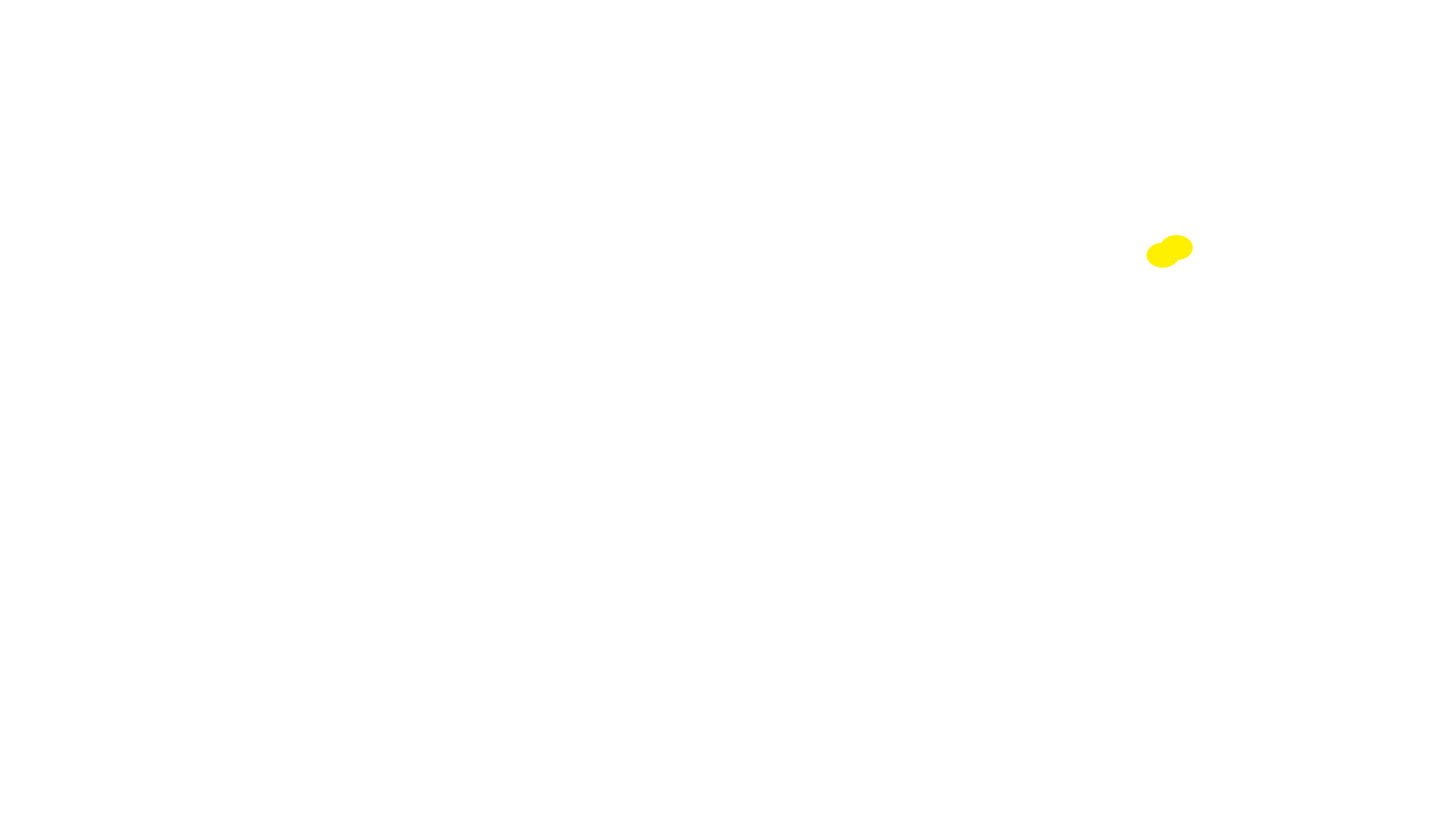
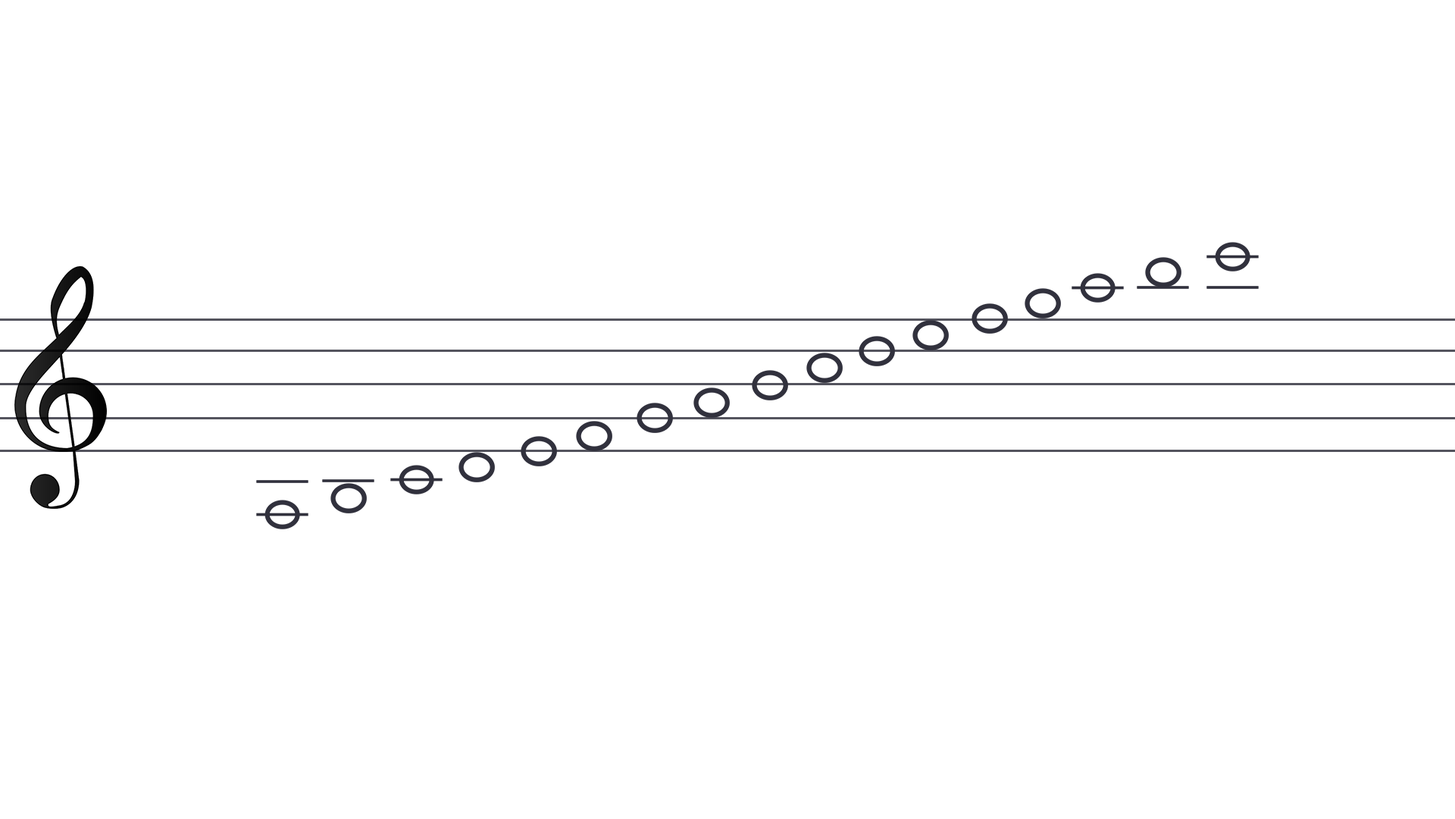
Two versions of the same layered image (1455 × 819). Layer-by-layer changes:
showed "violinenschlüssel" over [14, 266, 107, 509]
added group "Noten langweilig" with 53 layers above "Noten halbtonschritte" over [256, 234, 1266, 530]
added group "Noten" (1st of 2, in "Noten langweilig") with 21 layers in group "Noten langweilig" over [256, 241, 1260, 530]
added layer "note_bar Kopie 2" (1st of 2, in "Noten langweilig" › "Noten") in group "Noten" over [1206, 241, 1260, 272]
added layer "note_bar Kopie" (1st of 2, in "Noten langweilig" › "Noten") in group "Noten" over [1071, 272, 1125, 303]
added layer "note_bar Kopie 3" (1st of 2, in "Noten langweilig" › "Noten") in group "Noten" over [256, 499, 309, 530]
added layer "note_bar" (1st of 2, in "Noten langweilig" › "Noten") in group "Noten" over [390, 464, 443, 495]
added layer "note_single Kopie 12" (1st of 2, in "Noten langweilig" › "Noten") in group "Noten" over [330, 482, 367, 514]
added layer "note_single Kopie 2" (1st of 2, in "Noten langweilig" › "Noten") in group "Noten" over [458, 451, 495, 483]
added layer "note_single Kopie" (1st of 2, in "Noten langweilig" › "Noten") in group "Noten" over [520, 435, 558, 467]
added layer "note_single Kopie 11" (1st of 2, in "Noten langweilig" › "Noten") in group "Noten" over [1145, 256, 1182, 288]
added layer "note_single Kopie 7" (1st of 2, in "Noten langweilig" › "Noten") in group "Noten" over [858, 335, 896, 367]
added layer "note_single Kopie 5" (1st of 2, in "Noten langweilig" › "Noten") in group "Noten" over [751, 369, 789, 401]
hid group "Halbe" (2nd of 2, in "Noten halbtonschritte") (12 layers), moved it into group "Noten halbtonschritte" over [352, 234, 1194, 514]
hid group "Back" (17 layers), moved it into group "Noten halbtonschritte" over [330, 242, 1180, 514]
showed group "Notenlinien" (5 layers) over [0, 318, 1455, 452]
…and 12 more changes (11 added, 1 painted, 1 visibility)
